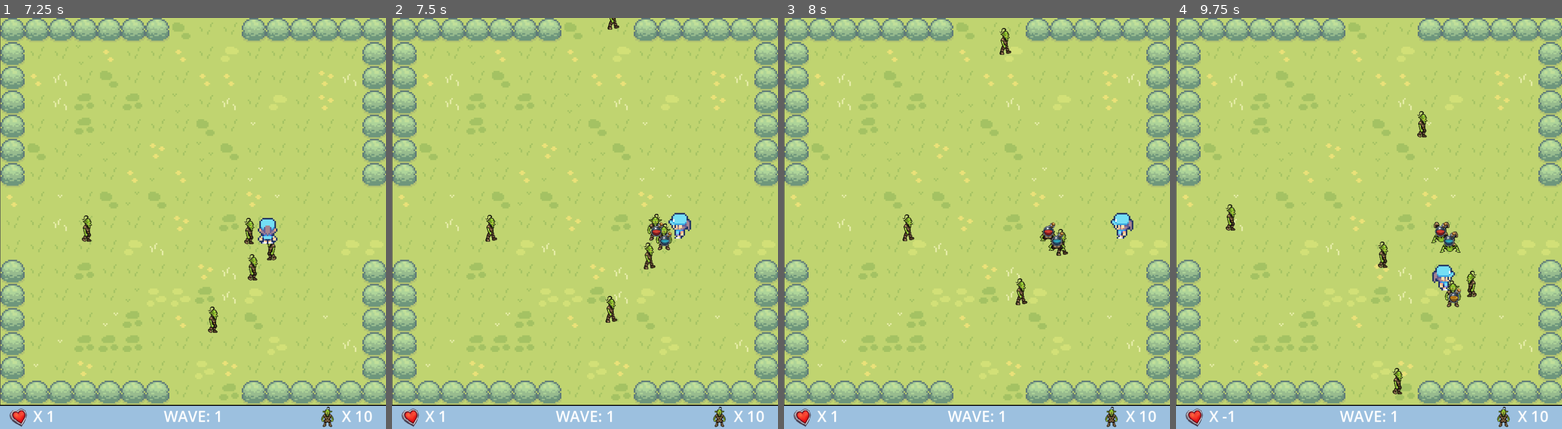
Above: before the commit, frames 1-4 (left to right).
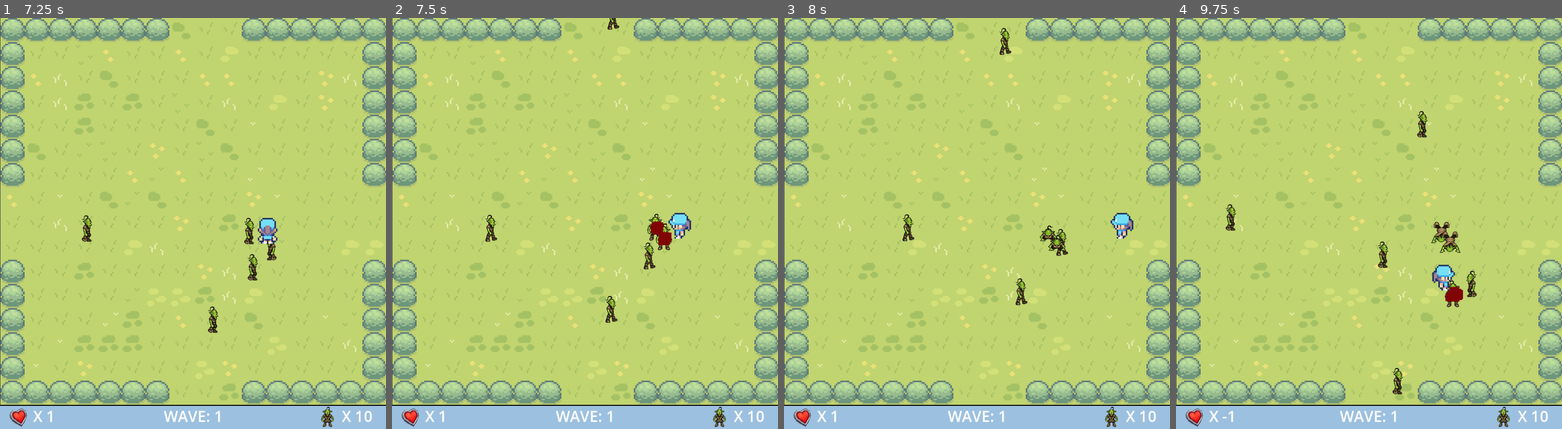
Above: after the commit, the same moments.

Repository: 1Cezzo/stardew-shooter
Game: Godot game, scene res://scenes/main.tscn
Same seed, same stepped clock (60 frames per second), same inputs: the game is played once before the commit and once after it.
Inputs (mouse positions are in pixels of both pictures, inside the frame that each line leads up to):
- Up to frame 1 (7.25 s): tap Enter at 0.5 s; move the mouse to (277, 202) at 0.52 s; hold D (right) 0.53-1.28 s; click (277, 202) at 0.67 s; move the mouse to (115, 244) at 1.27 s; hold S (down) 1.28-2.03 s; move the mouse to (231, 133) at 2.02 s; hold D (right) 2.03-2.78 s; move the mouse to (173, 305) at 2.77 s; hold W (up) 2.78-3.53 s; click (173, 305) at 2.92 s; move the mouse to (308, 285) at 3.52 s; hold A (left) 3.53-5.03 s; move the mouse to (77, 161) at 4.27 s; move the mouse to (212, 223) at 5.02 s; hold S (down) 5.03-5.78 s; click (212, 223) at 5.17 s; move the mouse to (135, 120) at 5.77 s; hold D (right) 5.78-6.53 s; move the mouse to (277, 202) at 6.52 s; hold W (up) from 6.53 s (still down)
- Up to frame 2 (7.5 s): move the mouse to (507, 244) at 7.27 s; release W (up) at 7.28 s; hold D (right) from 7.28 s (still down); click (507, 244) at 7.42 s
- Up to frame 3 (8 s): keep holding D (right)
- Up to frame 4 (9.75 s): move the mouse to (1407, 133) at 8.02 s; release D (right) at 8.03 s; hold S (down) 8.03-8.78 s; move the mouse to (1349, 305) at 8.77 s; hold A (left) 8.78-9.53 s; move the mouse to (1484, 285) at 9.52 s; hold W (up) from 9.53 s (still down); click (1484, 285) at 9.67 s

Frame 1 is identical in both runs. In frame 2, 0.2% of the frame differs, in the area x 67-73%, y 49-56%; in frame 3, 0.1%; in frame 4, 0.3%, in the area x 67-75%, y 49-70%.

Commit message:
added explosion when goblins die, made it so items are removed when picked up

Diff:
--- /dev/null
+++ b/scenes/explosion.gd
@@ -0,0 +1,8 @@
+extends CPUParticles2D
+
+func _ready():
+	emitting = true
+
+func _process(delta):
+	if !emitting:
+		queue_free()
--- /dev/null
+++ b/scenes/explosion.tscn
@@ -0,0 +1,25 @@
+[gd_scene load_steps=3 format=3 uid="uid://b728hvv6g7qa6"]
+
+[ext_resource type="Script" path="res://scenes/explosion.gd" id="1_j81o7"]
+
+[sub_resource type="Curve" id="Curve_mebos"]
+_data = [Vector2(0.00561798, 1), 0.0, 0.0, 0, 0, Vector2(1, 0), 0.0, 0.0, 0, 0]
+point_count = 2
+
+[node name="Explosion" type="CPUParticles2D"]
+emitting = false
+amount = 20
+lifetime = 0.5
+one_shot = true
+explosiveness = 1.0
+emission_shape = 1
+emission_sphere_radius = 5.0
+spread = 180.0
+gravity = Vector2(0, 0)
+initial_velocity_min = 90.0
+initial_velocity_max = 110.0
+scale_amount_min = 14.0
+scale_amount_max = 16.0
+scale_amount_curve = SubResource("Curve_mebos")
+color = Color(0.501961, 0.0156863, 0.0117647, 1)
+script = ExtResource("1_j81o7")
--- a/scenes/goblin.gd
+++ b/scenes/goblin.gd
@@ -4,11 +4,13 @@
 @onready var player = get_node("/root/Main/Player")
 
 var item_scene := preload("res://scenes/item.tscn")
+var explosion_scene := preload("res://scenes/explosion.tscn")
 
 var entered : bool
 var speed : int = 100
 var direction : Vector2
 var alive : bool
+const DROP_CHANCE : float = 0.10
 
 signal hit_player
 
@@ -43,7 +45,12 @@
 	alive = false
 	$Area2D/CollisionShape2D.set_deferred("disabled", true)
 	$AnimatedSprite2D.animation = "dead"
-	drop_item()
+	if randf() <= DROP_CHANCE:
+		drop_item()
+	var explosion = explosion_scene.instantiate()
+	explosion.position = position
+	main.add_child(explosion)
+	explosion.process_mode = Node.PROCESS_MODE_ALWAYS
 
 func drop_item():
 	var item = item_scene.instantiate()
--- a/scenes/item.gd
+++ b/scenes/item.gd
@@ -17,8 +17,11 @@
 func _on_body_entered(body):
 	if item_type == 0:
 		body.boost()
+		queue_free()
 	elif item_type == 1:
 		main.lives += 1
+		queue_free()
 		lives_label.text = "X: " + str(main.lives)
 	elif item_type == 2:
 		body.quick_fire()
+		queue_free()
